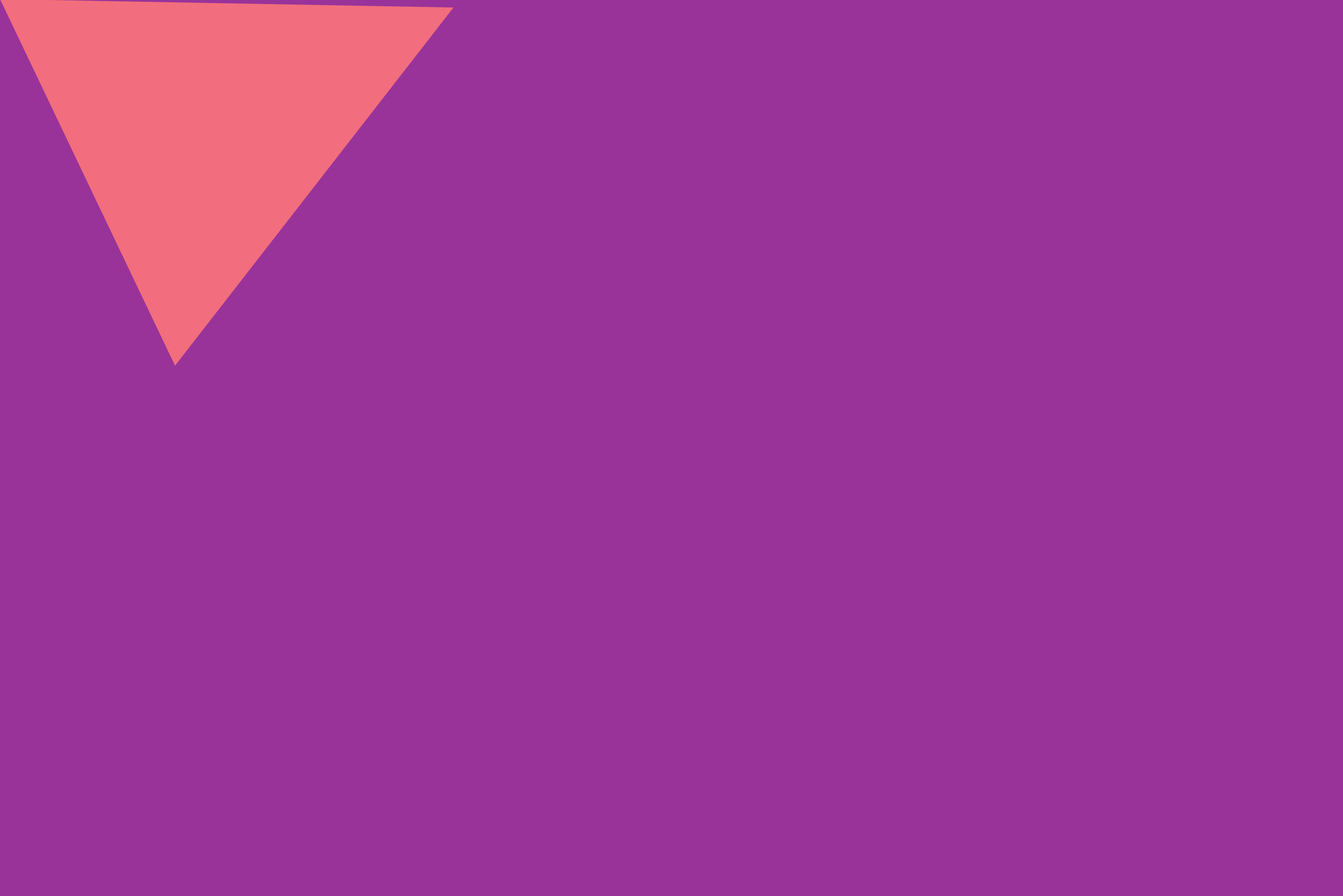
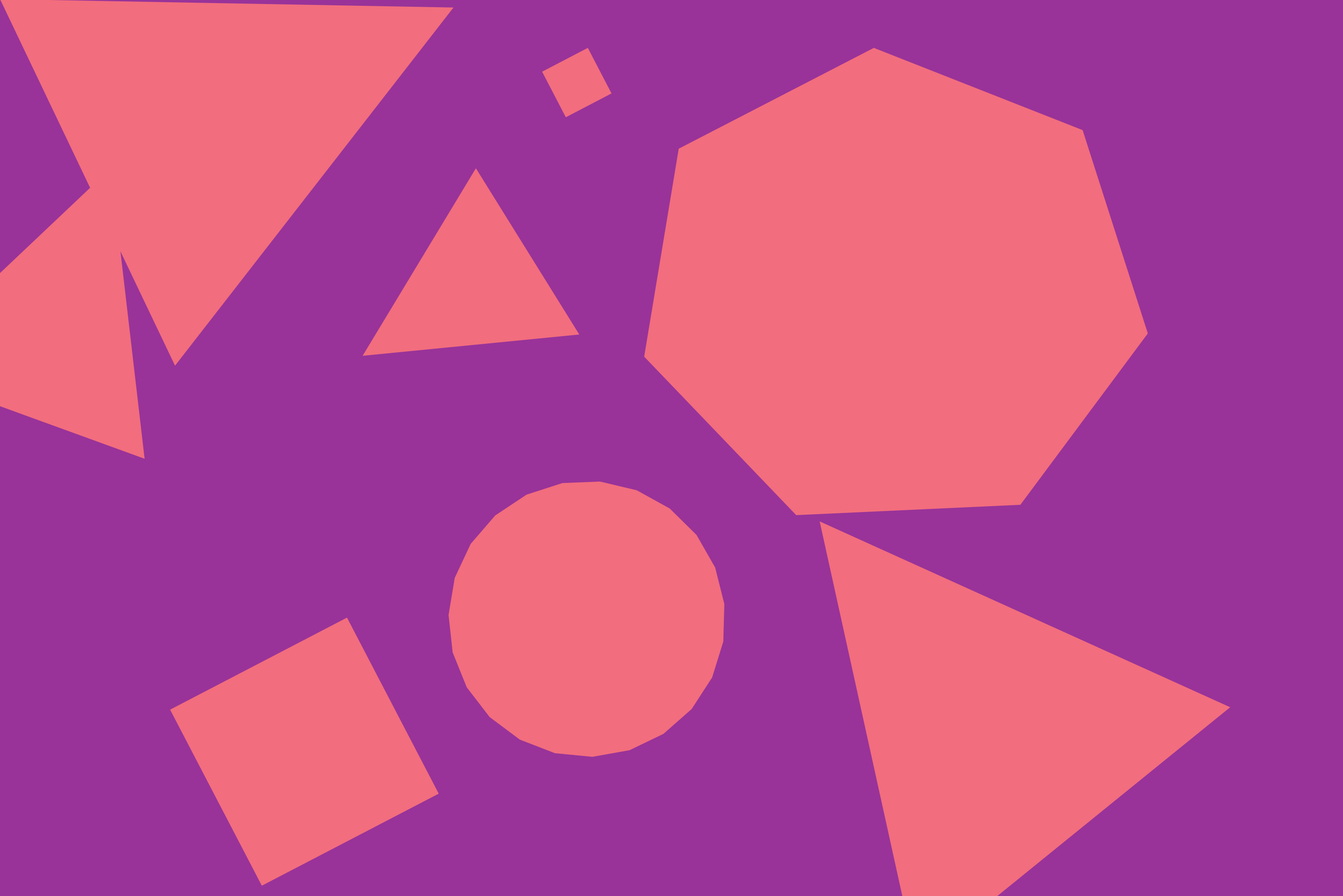
Revision of a layered 1343x896 image; what changed, layer by layer:
showed "Polygon 3" over [left=448, top=481, right=725, bottom=757]
showed "Rectangle 1 copy" over [left=542, top=47, right=612, bottom=118]
showed "Rectangle 1" over [left=170, top=617, right=439, bottom=886]
showed "Polygon 2" over [left=644, top=47, right=1148, bottom=516]
showed "Polygon 1 copy 3" over [left=362, top=168, right=580, bottom=356]
showed "Polygon 1 copy 2" over [left=819, top=521, right=1231, bottom=896]
showed "Polygon 1 copy" over [left=0, top=187, right=145, bottom=459]
painted on "Polygon 1", unmasked it over [left=0, top=187, right=454, bottom=366]
